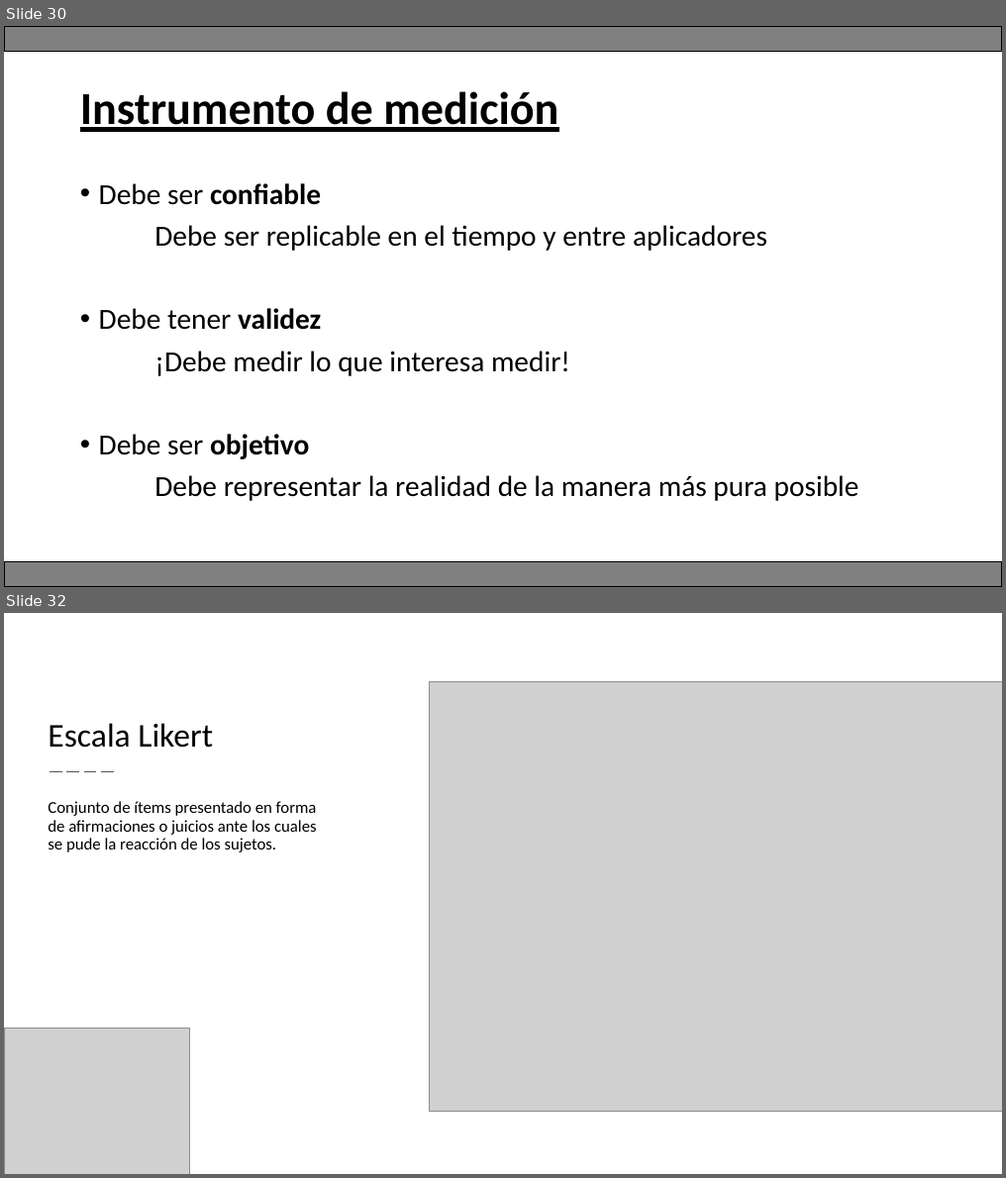
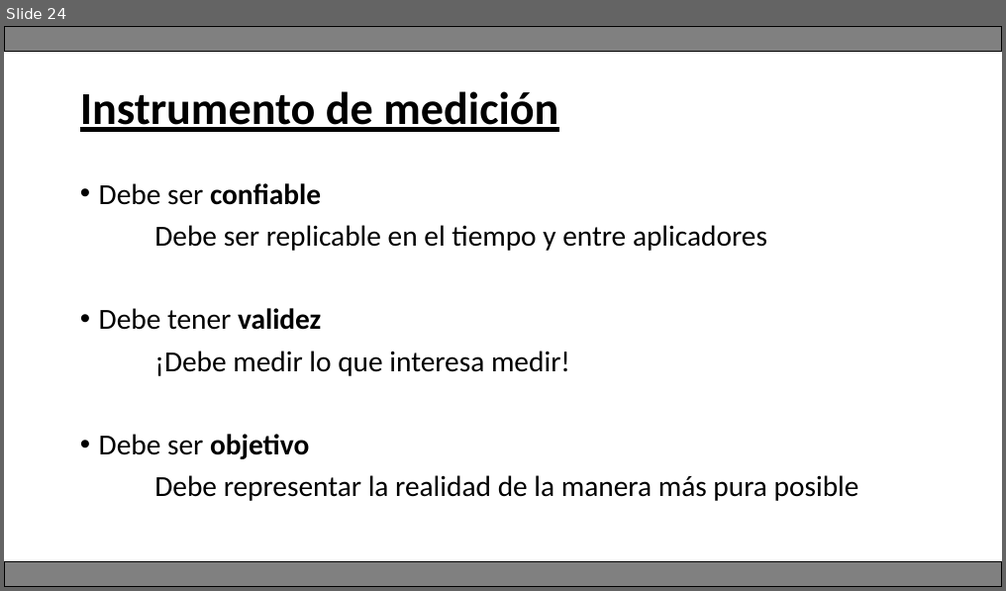
Before and after one commit to Adrifelcha/afchavez-019, a slide deck: JeanPiaget/2019-2020/Cuarentena/Cuarto - Clases Remotas/Zoom2-Recolección-LecturaDatos.pptx. Shown one above the other, each under a label of ours: slides 30 and 32 before the commit, slide 24 after it; the slides between them are not shown. The pictures are 1006x1178 and 1006x591 pixels, drawn with LibreOffice and Linux fonts; fonts in the diff are those of the drawing; grey boxes stand for pictures. Boxes give left, top, right and bottom in pixels: in the first picture for what was removed or moved away, otherwise in the second. Text is boxed around its words. In the diff, an @@ line names an element or a change of style, - is before the commit and + after.

```diff
--- a/JeanPiaget/2019-2020/Cuarentena/Cuarto - Clases Remotas/Zoom2-Recolección-LecturaDatos.pptx
+++ b/JeanPiaget/2019-2020/Cuarentena/Cuarto - Clases Remotas/Zoom2-Recolección-LecturaDatos.pptx
@@ slide 32 removed at [4, 613, 1002, 1174], background #FFFFFF @@
@@ picture removed at [430, 682, 1002, 1112] @@
@@ title removed at [48, 723, 213, 748] @@
-Escala Likert
@@ line removed from (50, 772) to (117, 772) @@
@@ text removed at [48, 801, 317, 853] @@
-Conjunto de ítems presentado en forma de afirmaciones o juicios ante los cuales se pude la reacción de los sujetos.
@@ picture removed at [4, 1028, 190, 1174] @@
@@ what was slide 30 is now slide 24 @@
```
Also in this commit, not shown: 4 slides changed, 1 slide added, 49 other slides removed, 7 other files.
